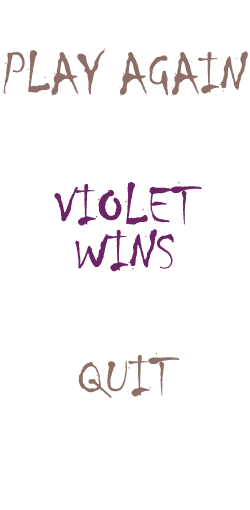
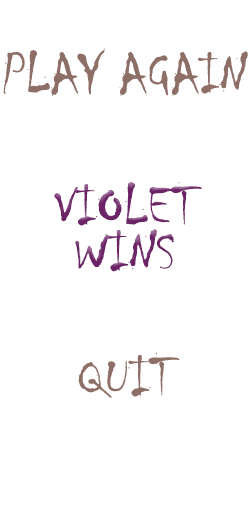
Two versions of the same layered image (250 × 510). Layer-by-layer changes:
pixels changed over [54, 181, 202, 272] (layer not identified)
